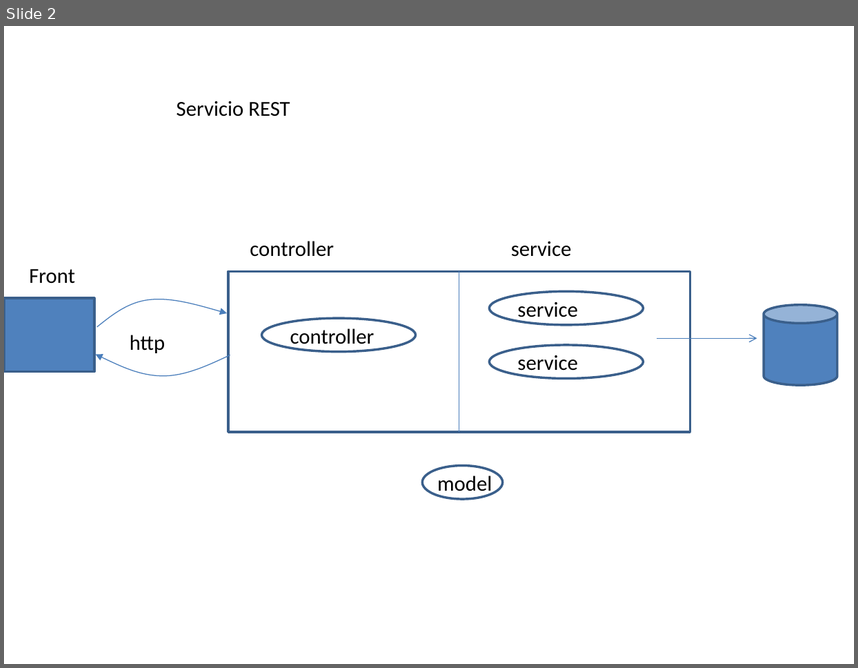
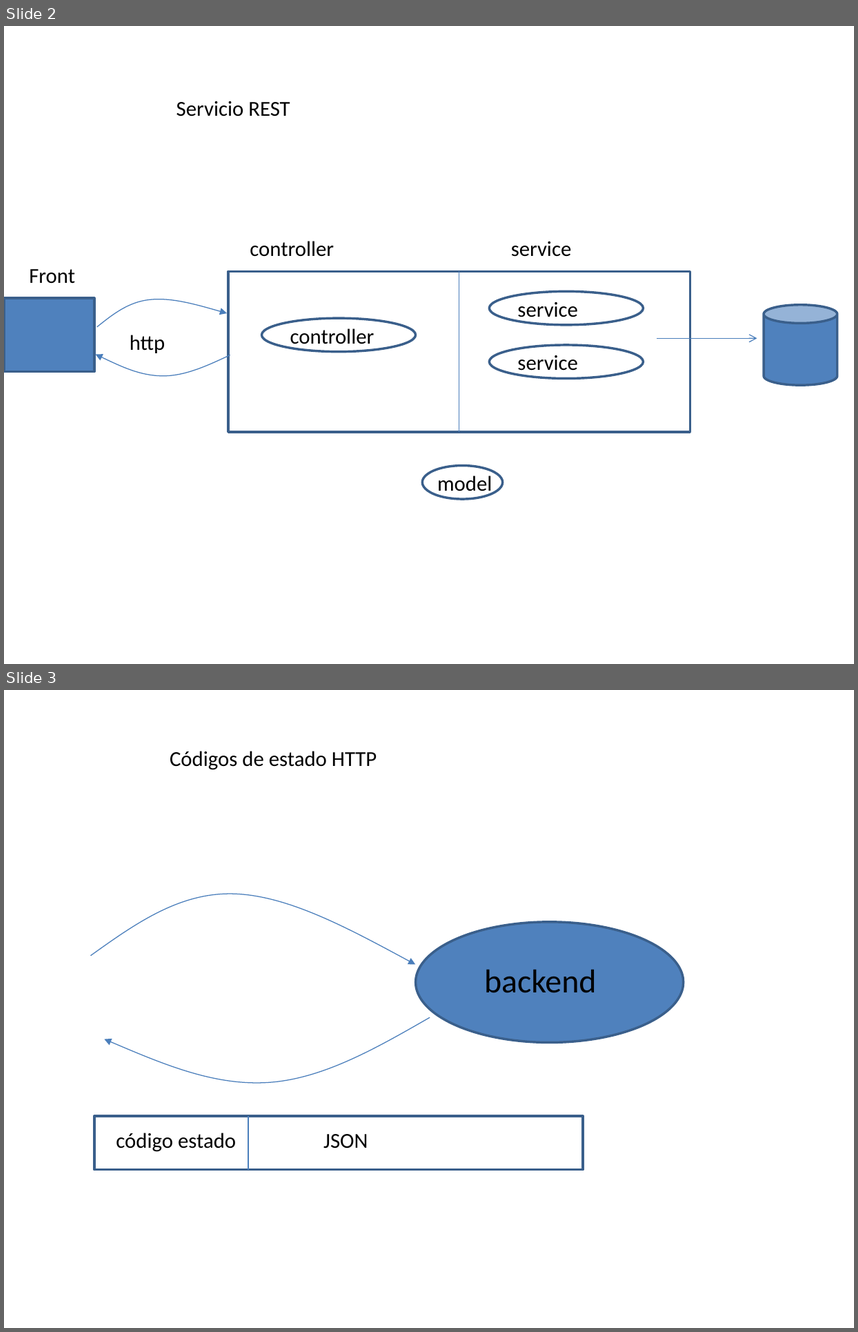
Before and after one commit to fran-eliot/nestjs2025, a slide deck: pizarra .pptx. Shown one above the other, each under a label of ours: slide 2 before the commit, slides 2 and 3 after it. The pictures are 858x668 and 858x1332 pixels, drawn with LibreOffice and Linux fonts; fonts in the diff are those of the drawing. Boxes give left, top, right and bottom in pixels: in the first picture for what was removed or moved away, otherwise in the second. Text is boxed around its words. In the diff, an @@ line names an element or a change of style, - is before the commit and + after.

```diff
--- a/pizarra .pptx
+++ b/pizarra .pptx
@@ slide 3 added at [4,690,854,1328], background #FFFFFF @@
@@ text added at [170,751,377,770], 18 pt, text #000000 @@
+Códigos de estado HTTP
@@ freeform shape added at [91,892,415,965], outline #4B7EBC 0.75 pt @@
@@ ellipse added at [415,922,683,1043], fill #4F81BD, outline #3A5F8C 2 pt @@
@@ text added at [484,969,597,993], 28 pt, text #000000 @@
+backend
@@ freeform shape added at [104,1017,430,1086], outline #4B7EBC 0.75 pt @@
@@ rectangle added at [94,1116,583,1170], outline #3A5F8C 2 pt @@
@@ line added from (248, 1116) to (248, 1170), #4B7EBC 0.75 pt @@
@@ text added at [116,1132,236,1152], 18 pt, text #000000 @@
+código estado
@@ text added at [323,1134,368,1148], 18 pt, text #000000 @@
+JSON
```
Also in this commit, not shown: 4 other slides added, 2 other files.
